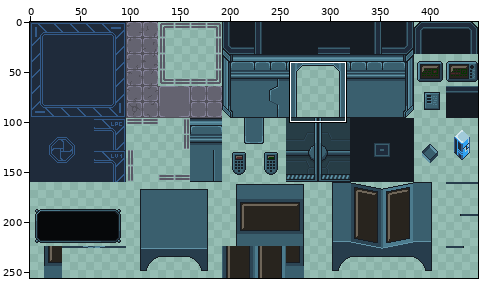
Sprite sheet: scifi_space_rpg_tiles_lpcized.png. Above: a wide view before the commit, with the close-up outlined.
Close-up. As it was:
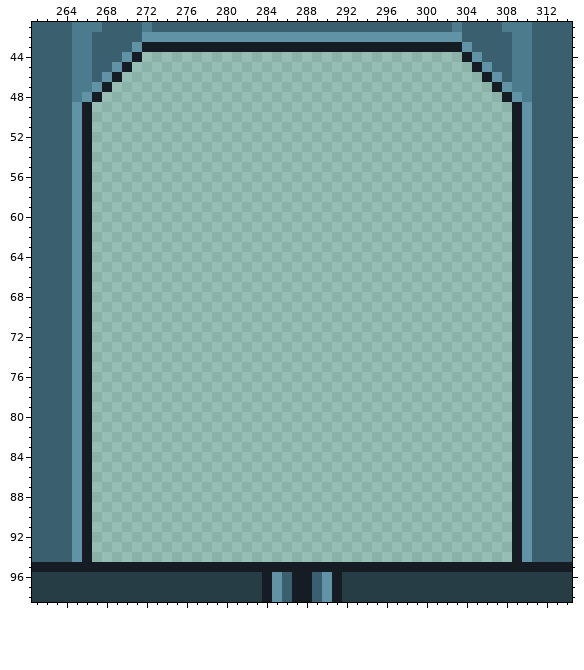
The file is 448x256 pixels. Colours within 5 levels of each other are drawn and written as one. Shown: x 261..314, y 41..98.
Now the later version:
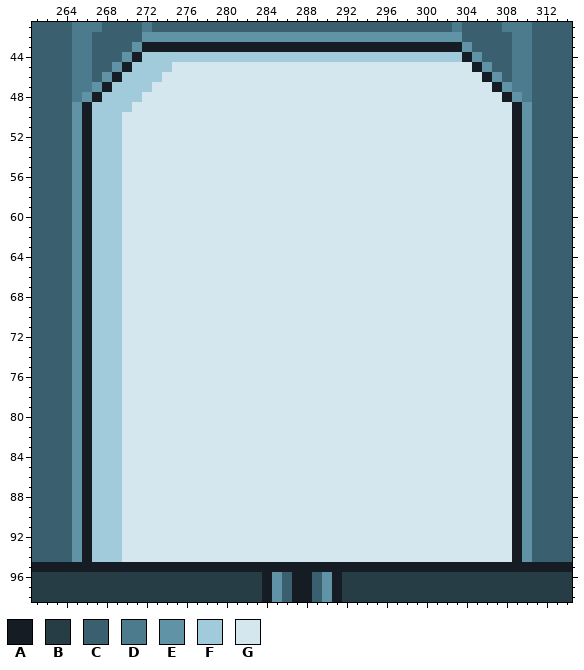
Palette (. is transparent): A #161c23  B #273d46  C #3a5f6e  D #4c7b8d  E #6193a6  F #a1cada  G #d5e7ee
Edits made:
y 44: x 272..303 ................................ -> FFFFFFFFFFFFFFFFFFFFFFFFFFFFFFFF
y 45: x 271..304 .................................. -> FFFFGGGGGGGGGGGGGGGGGGGGGGGGGGGGGG
y 46: x 270..305 .................................... -> FFFFGGGGGGGGGGGGGGGGGGGGGGGGGGGGGGGG
y 47: x 269..306 ...................................... -> FFFFGGGGGGGGGGGGGGGGGGGGGGGGGGGGGGGGGG
y 48: x 268..307 ........................................ -> FFFFGGGGGGGGGGGGGGGGGGGGGGGGGGGGGGGGGGGG
y 49: x 267..308 .......................................... -> FFFFGGGGGGGGGGGGGGGGGGGGGGGGGGGGGGGGGGGGGG
y 50..94: x 267..308 .......................................... -> FFFGGGGGGGGGGGGGGGGGGGGGGGGGGGGGGGGGGGGGGG
Where, in picture pixels (left, top, right, bottom), the same in both close-ups:
added: (92, 52, 512, 562)
